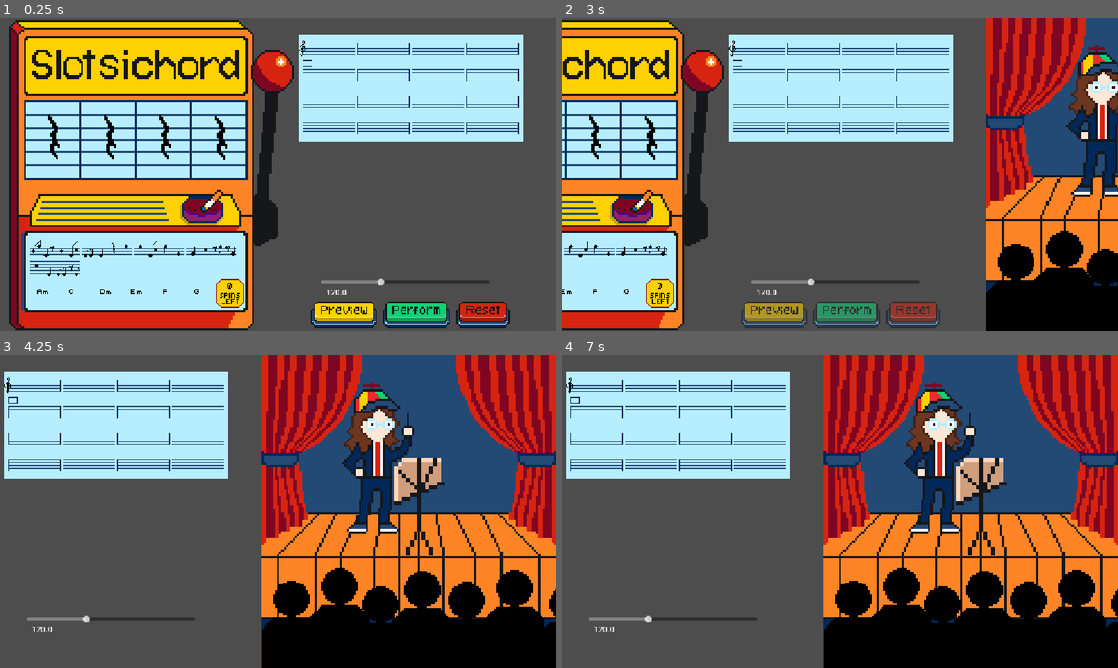
Above: before the commit, frames 1-4 (two rows, left to right).
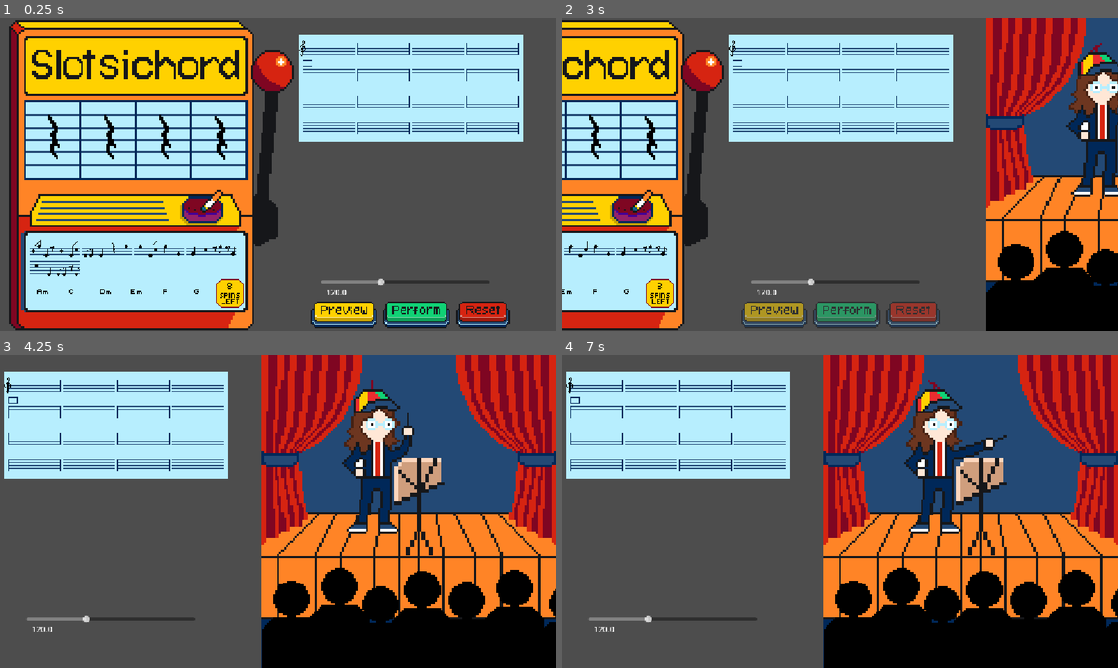
Above: after the commit, the same moments.

Repository: twhassall/slotsichord
Game: Godot game, scene res://scenes/actualScreens/MainScreen.tscn
The game is run twice, just before and just after one commit, with the same random seed, the same clock (stepped at 60 frames per second) and the same inputs.
Inputs (mouse positions are in pixels of both pictures, inside the frame that each line leads up to):
- Up to frame 1 (0.25 s): no input
- Up to frame 2 (3 s): click (906, 315) at 0.5 s; click (906, 315) at 1.25 s; click (979, 315) at 2 s
- Up to frame 3 (4.25 s): no input
- Up to frame 4 (7 s): tap Enter at 5, 6.5 s; tap Space at 5.75 s

The runs differ from the first frame. In frame 1, less than 0.1% of the frame differs, in the area x 40-42%, y 84-87%; in frame 2, less than 0.1%; in frame 3, less than 0.1%; in frame 4, 0.4%, in the area x 64-80%, y 8-36%.

Commit message:
Added more Juniper animation

Diff:
--- a/scenes/subScenes/performance.tscn
+++ b/scenes/subScenes/performance.tscn
@@ -29,7 +29,7 @@
 
 [sub_resource type="Animation" id="Animation_pr87d"]
 resource_name = "conduct"
-length = 0.7
+length = 0.8
 loop_mode = 1
 tracks/0/type = "value"
 tracks/0/imported = false
@@ -41,13 +41,31 @@
 "times": PackedFloat32Array(0, 0.1, 0.2, 0.3, 0.4, 0.5, 0.6, 0.7),
 "transitions": PackedFloat32Array(1, 1, 1, 1, 1, 1, 1, 1),
 "update": 1,
-"values": [0, 1, 2, 4, 3, 2, 1, 0]
+"values": [0, 1, 2, 3, 4, 5, 6, 7]
+}
+
+[sub_resource type="Animation" id="Animation_tqrrd"]
+resource_name = "idle"
+length = 0.39999999999999997
+loop_mode = 1
+tracks/0/type = "value"
+tracks/0/imported = false
+tracks/0/enabled = true
+tracks/0/path = NodePath("Juniper:frame")
+tracks/0/interp = 1
+tracks/0/loop_wrap = true
+tracks/0/keys = {
+"times": PackedFloat32Array(0, 0.1, 0.2, 0.3),
+"transitions": PackedFloat32Array(1, 1, 1, 1),
+"update": 1,
+"values": [0, 8, 9, 10]
 }
 
 [sub_resource type="AnimationLibrary" id="AnimationLibrary_pbtqv"]
 _data = {
 &"RESET": SubResource("Animation_c5t8m"),
-&"conduct": SubResource("Animation_pr87d")
+&"conduct": SubResource("Animation_pr87d"),
+&"idle": SubResource("Animation_tqrrd")
 }
 
 [sub_resource type="Animation" id="Animation_ef5wx"]
@@ -142,7 +160,8 @@
 position = Vector2(246.00002, 211.00002)
 scale = Vector2(5, 5)
 texture = ExtResource("1_c5t8m")
-hframes = 7
+hframes = 8
+vframes = 2
 
 [node name="JuniperAnimation" type="AnimationPlayer" parent="Juniper" unique_id=1559109462]
 root_node = NodePath("../..")
--- a/scripts/slot_machine.gd
+++ b/scripts/slot_machine.gd
@@ -10,11 +10,15 @@
 var current_bar = []
 var spinSound
 var player: AudioStreamPlayer
+var spinNum
 
 func _ready():
 	##for random smoke animation
 	randomize()
 	smoke_loop()
+
+	spinNum = 8
+	$SpinsLeft.frame = 8
 
 	player = AudioStreamPlayer.new()
 	add_child(player)
@@ -117,6 +121,7 @@
 	$SlotMachine/Crank/CrankAnimation.play("Pull")
 	$crankSound.play()
 	await get_tree().create_timer(0.3).timeout
+	$SpinsLeft.frame -= 1
 	$spinSound.play()
 	await get_tree().create_timer(0.3).timeout
 	await spin_all_reels(current_bar)
@@ -125,6 +130,10 @@
 	print (current_bar)
 
 	is_spinning = false
+
+	spinNum -= 1
+	if spinNum == 0:
+		$Spin.disabled = true
 
 func render_bar(bar):
 	var sprites = MusicLibrary.bar_to_sprites(bar)
--- a/scripts/testjuniper.gd
+++ b/scripts/testjuniper.gd
@@ -9,11 +9,18 @@
 	$PlayAgainButton.frame=0
 	$PlayAgainButton.visible = false
 
+	$Juniper/JuniperAnimation.play("idle")
+
 func start_conducting():
 	$Juniper/JuniperAnimation.play("conduct")
 
 func stop_conducting():
-	$Juniper/JuniperAnimation.pause()
+	$Juniper/JuniperAnimation.get_animation("conduct").loop_mode = Animation.LOOP_NONE
+	$Juniper/JuniperAnimation.animation_finished.connect(_on_conduct_loop_finished, CONNECT_ONE_SHOT)
+
+func _on_conduct_loop_finished(_anim_name: String):
+	$Juniper/JuniperAnimation.get_animation("conduct").loop_mode = Animation.LOOP_LINEAR
+	$Juniper/JuniperAnimation.play("idle")
 
 func audience_reaction():
 	var cheer_count = 0
Binary file changed: assets/sprites/performance/Juniper.png
